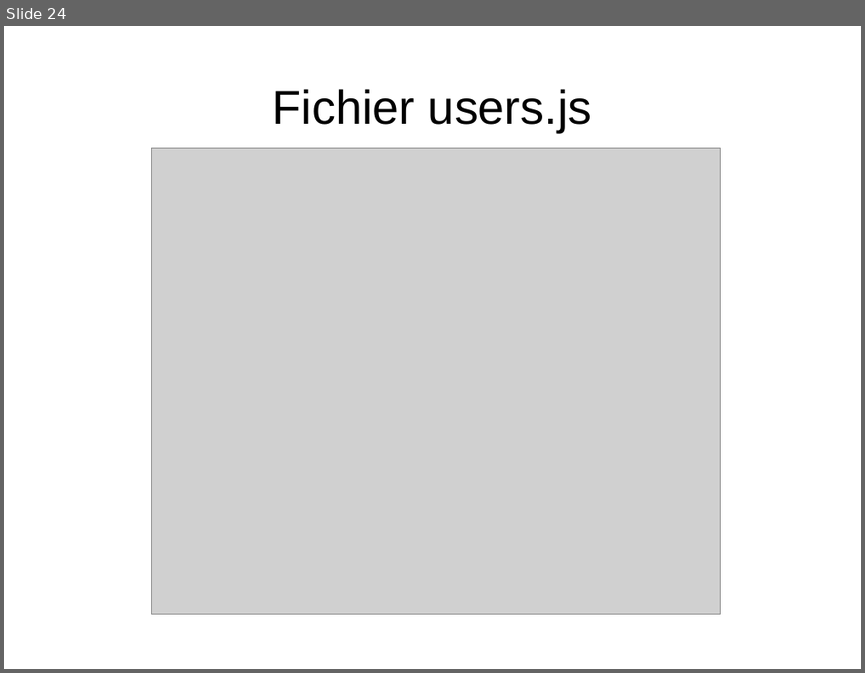
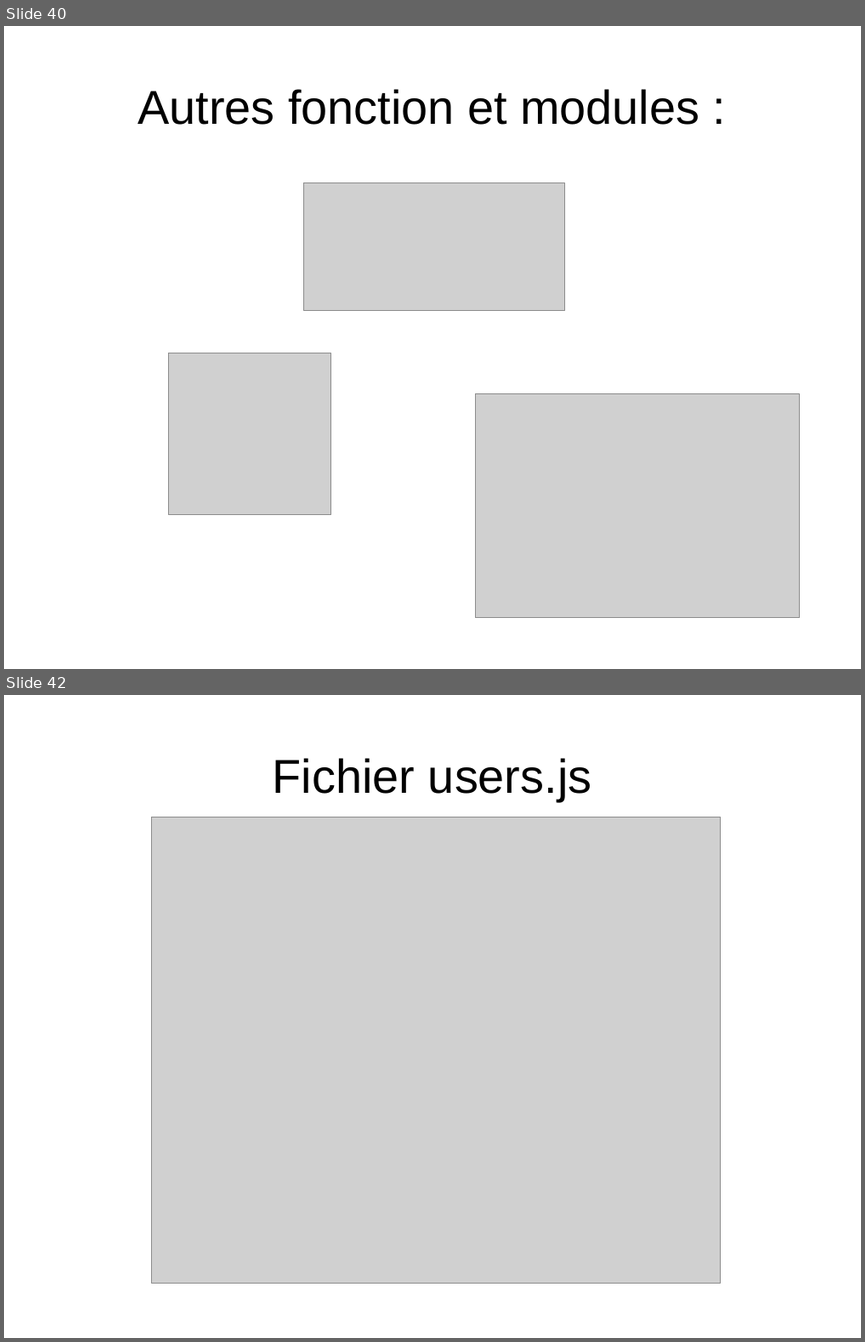
Before and after one commit to YohannBethoule/AnnuaireCollaboratif, a slide deck: doc/diapo_finale.odp. Shown one above the other, each under a label of ours: slide 24 before the commit, slides 40 and 42 after it; the slides between them are not shown. The pictures are 865x673 and 865x1342 pixels, drawn with LibreOffice and Linux fonts; fonts in the diff are those of the drawing; grey boxes stand for pictures. Boxes give left, top, right and bottom in pixels: in the first picture for what was removed or moved away, otherwise in the second. Text is boxed around its words. In the diff, an @@ line names an element or a change of style, - is before the commit and + after.

```diff
--- a/doc/diapo_finale.odp
+++ b/doc/diapo_finale.odp
@@ slide 40 added at (x1=4, y1=26, x2=861, y2=669), background #FFFFFF @@
@@ title added at (x1=137, y1=89, x2=699, y2=125), 44 pt, text #000000 @@
+Autres fonction et modules :
@@ picture added at (x1=303, y1=183, x2=564, y2=311) @@
@@ picture added at (x1=169, y1=352, x2=330, y2=514) @@
@@ picture added at (x1=475, y1=393, x2=800, y2=618) @@
@@ what was slide 24 is now slide 42 @@
```
Also in this commit, not shown: 17 other slides added.
